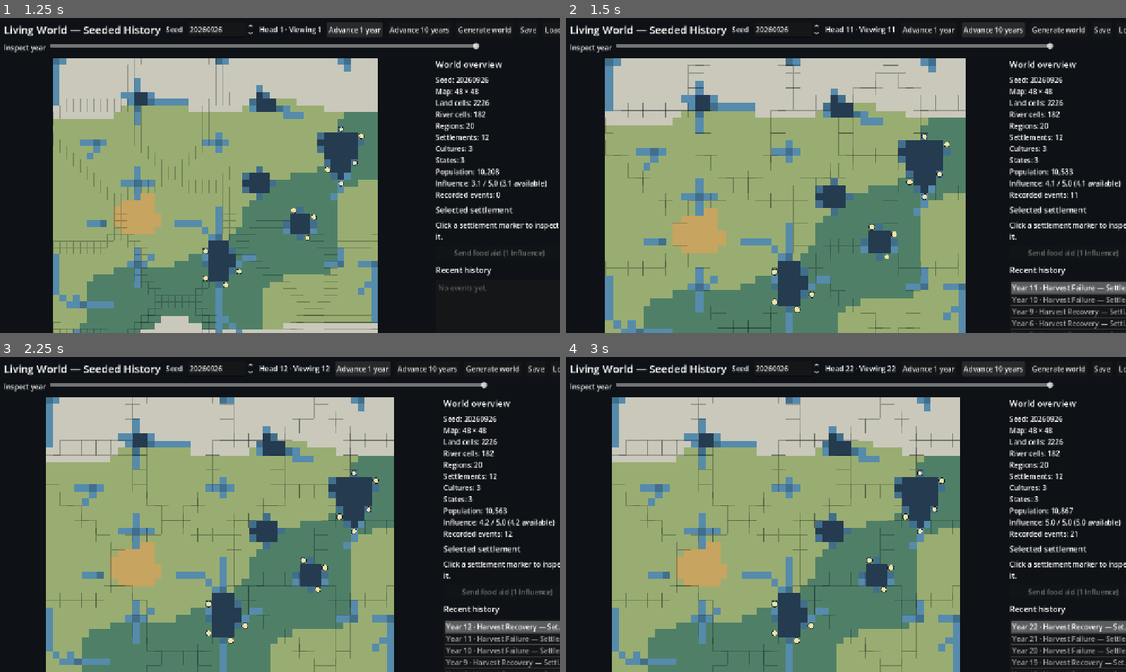
Above: before the commit, frames 1-4 (two rows, left to right).
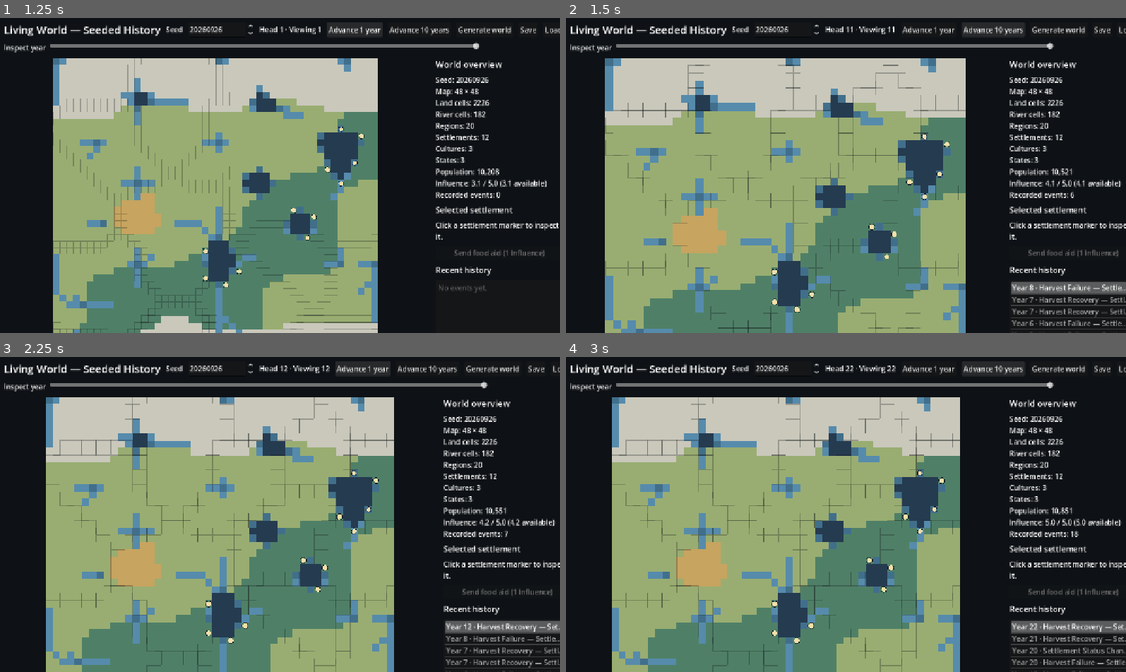
Above: after the commit, the same moments.

Repository: imattau/living-world
Game: Godot game, scene res://scenes/main.tscn
Two runs of this game, one before a commit and one after it. Both use one fixed random seed, a clock stepped at 60 frames per second and the inputs below.
Inputs:
- Up to frame 1 (1.25 s): click "Advance 1 year" at 0.5 s
- Up to frame 2 (1.5 s): click "Advance 10 years" at 1.25 s
- Up to frame 3 (2.25 s): click "Advance 1 year" at 2 s
- Up to frame 4 (3 s): click "Advance 10 years" at 2.75 s

Frame 1 is identical in both runs. In frame 2, 0.5% of the frame differs, in the area x 64-100%, y 37-100%; in frame 3, 0.4%; in frame 4, 0.4%.

Commit message:
Implement state succession per the design in docs/succession-design.md
Adds a yearly leadership step: age-driven death and low-stability coup
rolls on a dedicated deterministic RNG stream, hereditary vs. contested
resolution, and ruler_died/ruler_succeeded/succession_crisis events
with cause_links back to a recent military defeat or food crisis where
one drove the instability.

StateData gains leader_id/leader_since_year/leader_age/leader_ordinal,
serialized with backward-compatible defaults for older saves.
simulation_version bumped to 5 since this changes the yearly rule set
(new RNG stream, stability now also moves from succession outcomes).

Also: evaluate_worlds.gd tracks ruler_deaths/successions/crises, and
the settlement panel in main.gd shows the current ruler and the year
they took power.

Co-Authored-By: Claude Sonnet 5 <noreply@anthropic.com>
Claude-Session: https://claude.ai/code/session_01QruFgYovgXYak2BvBeGa6i

Diff:
--- a/scripts/evaluation/evaluate_worlds.gd
+++ b/scripts/evaluation/evaluate_worlds.gd
@@ -32,6 +32,9 @@
 	var wars_declared := 0
 	var battles := 0
 	var peace_events := 0
+	var ruler_deaths := 0
+	var successions := 0
+	var succession_crises := 0
 	var events_with_facts := 0
 	var events_with_cause_links := 0
 	var maximum_dispute_score := 0.0
@@ -71,6 +74,12 @@
 				battles += 1
 			"peace_agreed":
 				peace_events += 1
+			"ruler_died":
+				ruler_deaths += 1
+			"ruler_succeeded":
+				successions += 1
+			"succession_crisis":
+				succession_crises += 1
 	var active_state_ids := {}
 	for settlement_value in world.settlements.values():
 		var settlement: SettlementData = settlement_value
@@ -89,6 +98,9 @@
 		"wars_declared": wars_declared,
 		"battles": battles,
 		"peace_events": peace_events,
+		"ruler_deaths": ruler_deaths,
+		"successions": successions,
+		"succession_crises": succession_crises,
 		"events_total": world.events.size(),
 		"events_with_facts_percent": 100.0 * float(events_with_facts) / maxf(1.0, float(world.events.size())),
 		"events_with_cause_links": events_with_cause_links,
@@ -120,6 +132,9 @@
 	var total_wars := 0
 	var total_battles := 0
 	var total_peaces := 0
+	var total_ruler_deaths := 0
+	var total_successions := 0
+	var total_succession_crises := 0
 	for row in rows:
 		population_values.append(int(row["population_at_year_250"]))
 		initial_population_values.append(int(row["population_at_year_0"]))
@@ -142,6 +157,9 @@
 		total_wars += int(row["wars_declared"])
 		total_battles += int(row["battles"])
 		total_peaces += int(row["peace_events"])
+		total_ruler_deaths += int(row["ruler_deaths"])
+		total_successions += int(row["successions"])
+		total_succession_crises += int(row["succession_crises"])
 	population_values.sort()
 	initial_population_values.sort()
 	surviving_values.sort()
@@ -179,4 +197,7 @@
 		"wars_declared_total": total_wars,
 		"battles_total": total_battles,
 		"peace_events_total": total_peaces,
+		"ruler_deaths_total": total_ruler_deaths,
+		"successions_total": total_successions,
+		"succession_crises_total": total_succession_crises,
 	}
--- a/scripts/presentation/main.gd
+++ b/scripts/presentation/main.gd
@@ -396,9 +396,11 @@
 	var region: RegionData = viewed.regions[settlement.region_id]
 	var culture: CultureData = viewed.cultures[settlement.culture_id]
 	var state_name := "Independent"
+	var leader_line := ""
 	if settlement.state_id >= 0 and viewed.states.has(settlement.state_id):
 		var state: StateData = viewed.states[settlement.state_id]
 		state_name = state.name
+		leader_line = "Ruled by: %s (since year %d)\n" % [state.leader_label, state.leader_since_year]
 	var position := viewed.map.get_cell_position(settlement.site_cell_index)
 	_selection_label.text = (
 		"%s\n" % settlement.name
@@ -407,6 +409,7 @@
 		+ "Region: %s\n" % region.name
 		+ "Culture: %s\n" % culture.name
 		+ "Political state: %s\n" % state_name
+		+ leader_line
 		+ "Fertility: %.2f\n" % settlement.fertility
 		+ "Freshwater: %s\n" % ("yes" if settlement.freshwater_adjacent else "no")
 		+ "Cell: %d, %d" % [position.x, position.y]
--- a/scripts/simulation/simulation_engine.gd
+++ b/scripts/simulation/simulation_engine.gd
@@ -3,6 +3,7 @@
 
 const ENVIRONMENT_STREAM_ID := 5
 const CONFLICT_STREAM_ID := 7
+const LEADERSHIP_STREAM_ID := 9
 const FOOD_YIELD_PER_PERSON := 1.2
 const FOOD_NEED_PER_PERSON := 1.0
 const FOOD_STORE_CAP_YEARS := 2.0
@@ -12,6 +13,16 @@
 const FOOD_RELIEF_NEED_FRACTION := 0.5
 const ABANDONMENT_POPULATION := 25
 const YEARS_BELOW_ABANDONMENT_THRESHOLD := 5
+const LEADER_MIN_DEATH_AGE := 60
+const LEADER_DEATH_CHANCE_PER_YEAR_OVER_MIN := 0.02
+const LEADER_MAX_DEATH_CHANCE := 0.35
+const LOW_STABILITY_COUP_THRESHOLD := 0.15
+const COUP_CHANCE_PER_YEAR := 0.15
+const CONTESTED_STABILITY_CEILING := 0.35
+const CRISIS_STABILITY_PENALTY := 0.12
+const PEACEFUL_SUCCESSION_STABILITY_BONUS := 0.02
+const HEIR_MIN_AGE := 20
+const HEIR_MAX_AGE := 35
 
 var last_year_events: Array[HistoryEvent] = []
 var _pending_events: Array[HistoryEvent] = []
@@ -32,6 +43,7 @@
 	_update_settlement_status(world, entity_ids, target_year)
 	_apply_food_trade(world, entity_ids, target_year)
 	_update_politics_and_conflict(world, target_year)
+	_update_leadership(world, target_year)
 	world.influence = minf(INFLUENCE_CAP, world.influence + INFLUENCE_REGEN_PER_YEAR)
 	world.year = target_year
 	for event in _pending_events:
@@ -583,6 +595,97 @@
 				[winner_id, loser_id]
 			)
 
+func _update_leadership(world: WorldState, year: int) -> void:
+	var state_ids := _sorted_integer_keys(world.states)
+	if state_ids.is_empty():
+		return
+	var rng := SeededRandom.new(
+		SeededRandom.derive_seed(world.seed, LEADERSHIP_STREAM_ID, world.simulation_version * 65_537 + year)
+	)
+	for state_id in state_ids:
+		var state: StateData = world.states[state_id]
+		state.leader_age += 1
+		var death_chance := clampf(
+			float(state.leader_age - LEADER_MIN_DEATH_AGE) * LEADER_DEATH_CHANCE_PER_YEAR_OVER_MIN,
+			0.0,
+			LEADER_MAX_DEATH_CHANCE
+		)
+		var died := death_chance > 0.0 and rng.next_float() < death_chance
+		var coup := (
+			not died
+			and state.stability < LOW_STABILITY_COUP_THRESHOLD
+			and rng.next_float() < COUP_CHANCE_PER_YEAR
+		)
+		if not died and not coup:
+			continue
+
+		var previous_leader_id := state.leader_id
+		var stability_before := state.stability
+		var home_region_id := _state_home_region(world, state_id)
+		if died:
+			_record_event(
+				world,
+				"ruler_died",
+				year,
+				home_region_id,
+				[state_id],
+				{"previous_leader_id": previous_leader_id, "age": state.leader_age, "cause": "old_age"}
+			)
+
+		var contested := coup or stability_before < CONTESTED_STABILITY_CEILING
+		var crisis := contested and rng.next_float() < 0.5
+		state.leader_id = world.allocate_entity_id()
+		state.leader_since_year = year
+		state.leader_age = rng.range_int(HEIR_MIN_AGE, HEIR_MAX_AGE)
+		state.leader_ordinal += 1
+		state.leader_label = "%s %s" % [state.name, _roman_numeral(state.leader_ordinal)]
+		if crisis:
+			state.stability = clampf(state.stability - CRISIS_STABILITY_PENALTY, 0.0, 1.0)
+		elif not contested:
+			state.stability = clampf(state.stability + PEACEFUL_SUCCESSION_STABILITY_BONUS, 0.0, 1.0)
+
+		var cause_links: Array[Dictionary] = []
+		var battle_cause := _find_causal_event(world, ["battle_resolved"], state_id)
+		if battle_cause != null and int(battle_cause.facts.get("loser_state_id", -1)) == state_id:
+			cause_links.append({
+				"category": "military_defeat",
+				"event_id": battle_cause.id,
+				"strength": stability_before,
+			})
+		var food_pressure := _state_food_pressure(world, state_id)
+		if food_pressure > 0.4:
+			var worst_settlement_id := _worst_food_settlement(world, state_id)
+			if worst_settlement_id >= 0:
+				var food_cause := _find_active_food_cause(world, worst_settlement_id)
+				if food_cause != null:
+					cause_links.append({
+						"category": "food_pressure",
+						"event_id": food_cause.id,
+						"strength": food_pressure,
+					})
+		_record_event(
+			world,
+			"succession_crisis" if crisis else "ruler_succeeded",
+			year,
+			home_region_id,
+			[state_id],
+			{
+				"previous_leader_id": previous_leader_id,
+				"new_leader_id": state.leader_id,
+				"method": "coup" if coup else "hereditary",
+				"stability_before": stability_before,
+				"stability_after": state.stability,
+			},
+			[state_id],
+			cause_links
+		)
+
+func _state_home_region(world: WorldState, state_id: int) -> int:
+	var state: StateData = world.states[state_id]
+	if not state.region_ids.is_empty():
+		return state.region_ids[0]
+	return -1
+
 func _state_food_pressure(world: WorldState, state_id: int) -> float:
 	var weighted_pressure := 0.0
 	var population_total := 0.0
@@ -873,6 +976,18 @@
 		return SettlementData.STATUS_TOWN
 	return SettlementData.STATUS_CITY
 
+const ROMAN_NUMERAL_VALUES := [1000, 900, 500, 400, 100, 90, 50, 40, 10, 9, 5, 4, 1]
+const ROMAN_NUMERAL_SYMBOLS := ["M", "CM", "D", "CD", "C", "XC", "L", "XL", "X", "IX", "V", "IV", "I"]
+
+func _roman_numeral(value: int) -> String:
+	var remaining := value
+	var result := ""
+	for index in ROMAN_NUMERAL_VALUES.size():
+		while remaining >= ROMAN_NUMERAL_VALUES[index]:
+			remaining -= ROMAN_NUMERAL_VALUES[index]
+			result += ROMAN_NUMERAL_SYMBOLS[index]
+	return result
+
 func _status_name(status: int) -> String:
 	match status:
 		SettlementData.STATUS_HAMLET:
--- a/scripts/simulation/world_generator.gd
+++ b/scripts/simulation/world_generator.gd
@@ -509,6 +509,9 @@
 		state.id = world.allocate_entity_id()
 		state.name = "State %02d" % (anchor_index + 1)
 		state.government_type = "chiefdom"
+		state.leader_id = world.allocate_entity_id()
+		state.leader_since_year = 0
+		state.leader_age = _society_rng.range_int(25, 45)
 		world.states[state.id] = state
 		states_by_anchor[anchor_index] = state
 
--- a/scripts/world/state_data.gd
+++ b/scripts/world/state_data.gd
@@ -7,6 +7,11 @@
 var settlement_ids: Array[int] = []
 var region_ids: Array[int] = []
 var leader_label: String = "Founder"
+var leader_id: int = -1
+var leader_since_year: int = 0
+var leader_age: int = 30
+var leader_ordinal: int = 1
+var succession_rule: String = "hereditary"
 var treasury: float = 0.0
 var stability: float = 0.75
 var relationships: Dictionary = {}
--- a/scripts/world/world_serializer.gd
+++ b/scripts/world/world_serializer.gd
@@ -87,6 +87,11 @@
 			"settlement_ids": state.settlement_ids.duplicate(),
 			"region_ids": state.region_ids.duplicate(),
 			"leader_label": state.leader_label,
+			"leader_id": state.leader_id,
+			"leader_since_year": state.leader_since_year,
+			"leader_age": state.leader_age,
+			"leader_ordinal": state.leader_ordinal,
+			"succession_rule": state.succession_rule,
 			"treasury": state.treasury,
 			"stability": state.stability,
 			"relationships": relationship_records,
@@ -220,6 +225,11 @@
 		state.settlement_ids = _int_array(state_data["settlement_ids"])
 		state.region_ids = _int_array(state_data["region_ids"])
 		state.leader_label = str(state_data["leader_label"])
+		state.leader_id = int(state_data.get("leader_id", -1))
+		state.leader_since_year = int(state_data.get("leader_since_year", 0))
+		state.leader_age = int(state_data.get("leader_age", 30))
+		state.leader_ordinal = int(state_data.get("leader_ordinal", 1))
+		state.succession_rule = str(state_data.get("succession_rule", "hereditary"))
 		state.treasury = float(state_data["treasury"])
 		state.stability = float(state_data["stability"])
 		for relationship in state_data.get("relationships", []):
--- a/scripts/world/world_state.gd
+++ b/scripts/world/world_state.gd
@@ -3,7 +3,7 @@
 
 var seed: int
 var generator_version: int = 1
-var simulation_version: int = 4
+var simulation_version: int = 5
 var year: int = 0
 var map: WorldMap
 var regions: Dictionary = {}
